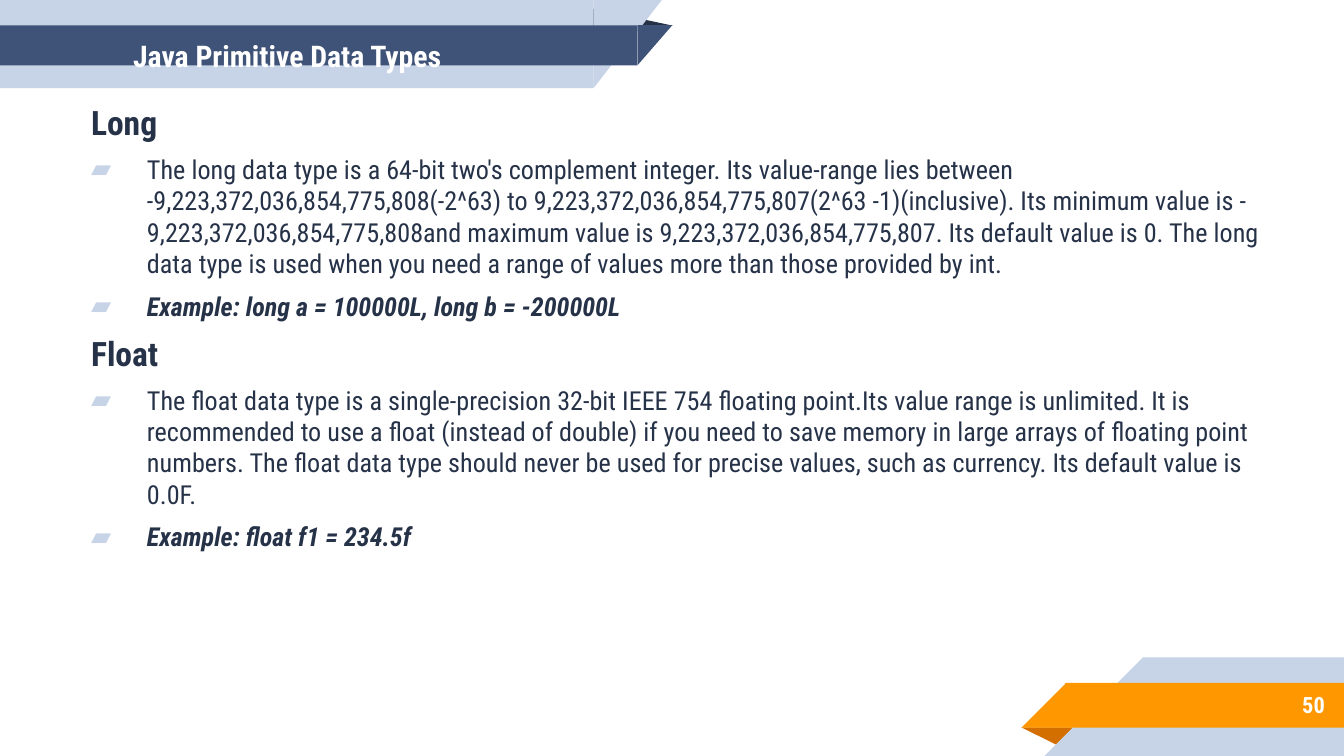
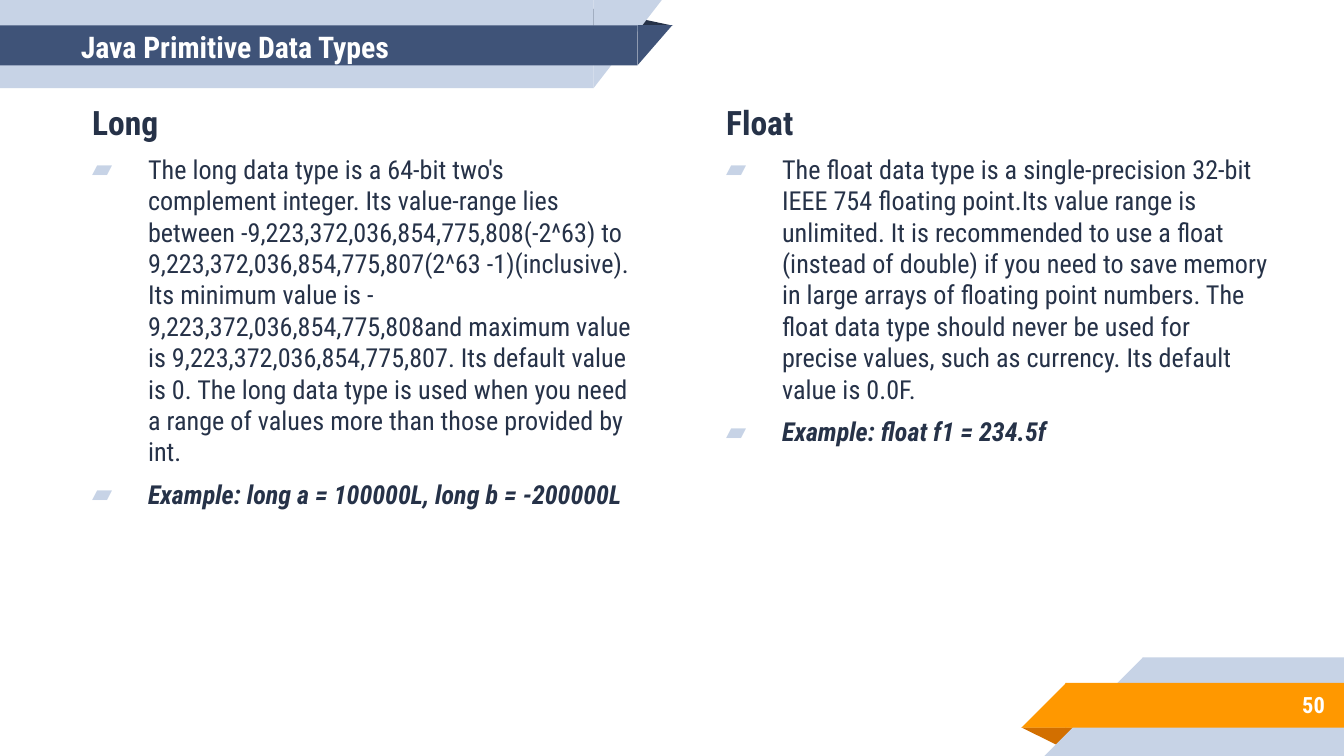
Before and after one commit to aronipurwanto/materi-xa, a slide deck: slide 50 of java/java-logic/Slide-Java-Logic-01.pptx. Drawn at 1344x756 pixels with LibreOffice and Linux fonts; fonts in the diff are those of the drawing. Boxes give left, top, right and bottom in pixels: in the first picture for what was removed or moved away, otherwise in the second. Text is boxed around its words. In the diff, an @@ line names an element or a change of style, - is before the commit and + after.

```diff
--- a/java/java-logic/Slide-Java-Logic-01.pptx
+++ b/java/java-logic/Slide-Java-Logic-01.pptx
@@ title "Java Primitive Data Types" rewrapped from (133,40,441,75) to (81,36,389,65) @@
@@ text added at (726,109,1267,447), 14 pt, text #263248 @@
+Float
+▰ The float data type is a single-precision 32-bit IEEE 754 floating point.Its value range is unlimited. It is recommended to use a float (instead of double) if you need to save memory in large arrays of floating point numbers. The float data type should never be used for precise values, such as currency. Its default value is 0.0F.
+▰ Example: float f1 = 234.5f
@@ text at (91,340,1247,552): paragraphs removed @@
-Float
-▰ The float data type is a single-precision 32-bit IEEE 754 floating point.Its value range is unlimited. It is recommended to use a float (instead of double) if you need to save memory in large arrays of floating point numbers. The float data type should never be used for precise values, such as currency. Its default value is 0.0F.
-▰ Example: float f1 = 234.5f
```
Also in this commit, not shown: 52 other slides changed, 24 slides added, 9 slides removed, 48 other files.
